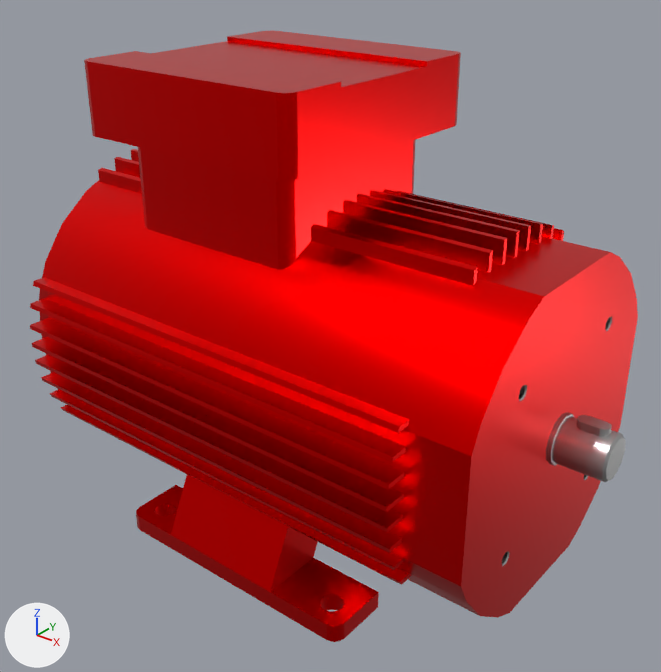
What one commit did to the glTF model public/models/motores/DRN80MK4-B3.glb.
The view is the same before and after, from a 50 mm lens placed at (0.36, -0.288, 0.188), pointed at (0.134, -0.006, 0.013). Lighting does not change. The marker at lower left points along +X, +Y and +Z. The first picture is the older version. Where no turn or scale is listed for an object, it has been applied to the vertices. Vertices at exactly the same position are counted once.

Objects in the first picture: 'DRN80MK4-B3'.
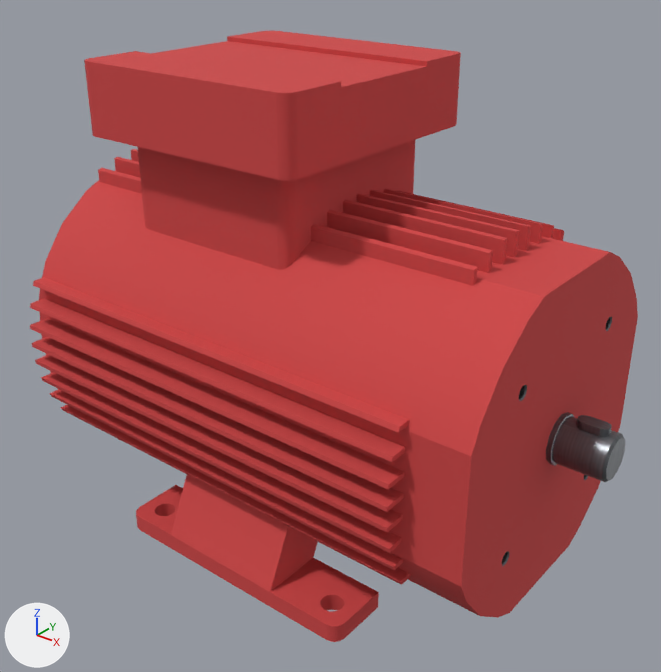
Where the change shows, as pixel boxes [x1, y1, x2, y2] in the pictures (661 x 672 px):
part 1 of me_drn80mk4_b3, recoloured: [30, 31, 638, 642] in both
part 2 of me_drn80mk4_b3, recoloured: [502, 317, 625, 566] in both

Patch to the scene script:
```diff
--- a/public/models/motores/DRN80MK4-B3.glb.py
+++ b/public/models/motores/DRN80MK4-B3.glb.py
@@ img_image_8 @@
+img_image_8 = load_image('Image_8', '_unpacked/Image_8', 512, 512, 'Non-Color')
@@ img_image_7 @@
+img_image_7 = load_image('Image_7', '_unpacked/Image_7', 512, 512, 'sRGB')
@@ img_image_1 @@
+img_image_1 = load_image('Image_1', '_unpacked/Image_1', 512, 512, 'Non-Color')
@@ img_image_0 @@
+img_image_0 = load_image('Image_0', '_unpacked/Image_0', 512, 512, 'sRGB')
@@ mat_aco_escovado @@
+mat_aco_escovado = bpy.data.materials.new('Aco escovado')
+# colours: light grey #ceced1
+# uses the picture img_image_7
+# uses the picture img_image_8
@@ mat_carcaca_sew_vermelha @@
+mat_carcaca_sew_vermelha = bpy.data.materials.new('Carcaca SEW vermelha')
+# colours: red #ea5050
+# uses the picture img_image_0
+# uses the picture img_image_1
@@ me_drn80mk4_b3 @@
 me_drn80mk4_b3.from_pydata(...)  # 1010 vertices, 2032 faces; spans x 0.0..0.264, y -0.078..0.078, z -0.08..0.128
 # used by ob_drn80mk4_b3; location = (0.0, 0.0, 0.0)
+# me_drn80mk4_b3 part 1: all 1534 faces that had it switch from mat_material_2 (red #ff0000) to mat_carcaca_sew_vermelha
+# me_drn80mk4_b3 part 2: all 498 faces that had it switch from mat_material_3 (light grey #c9c9c9) to mat_aco_escovado
```
